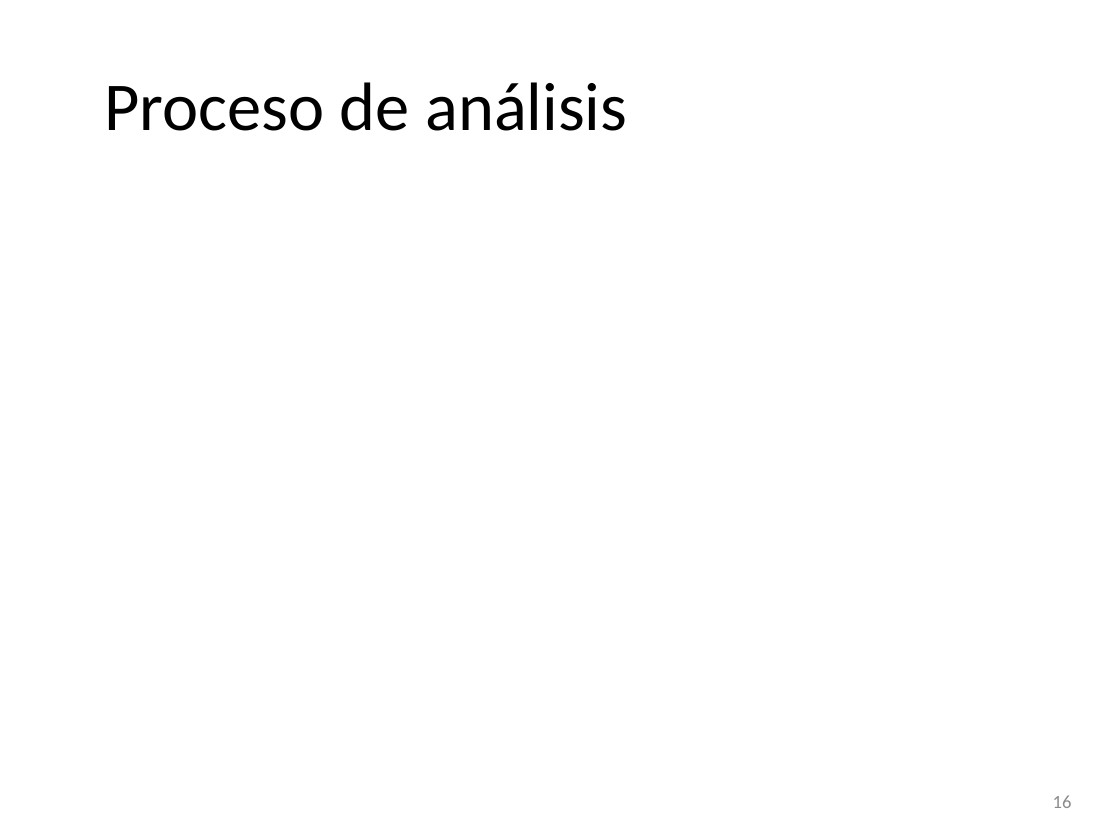
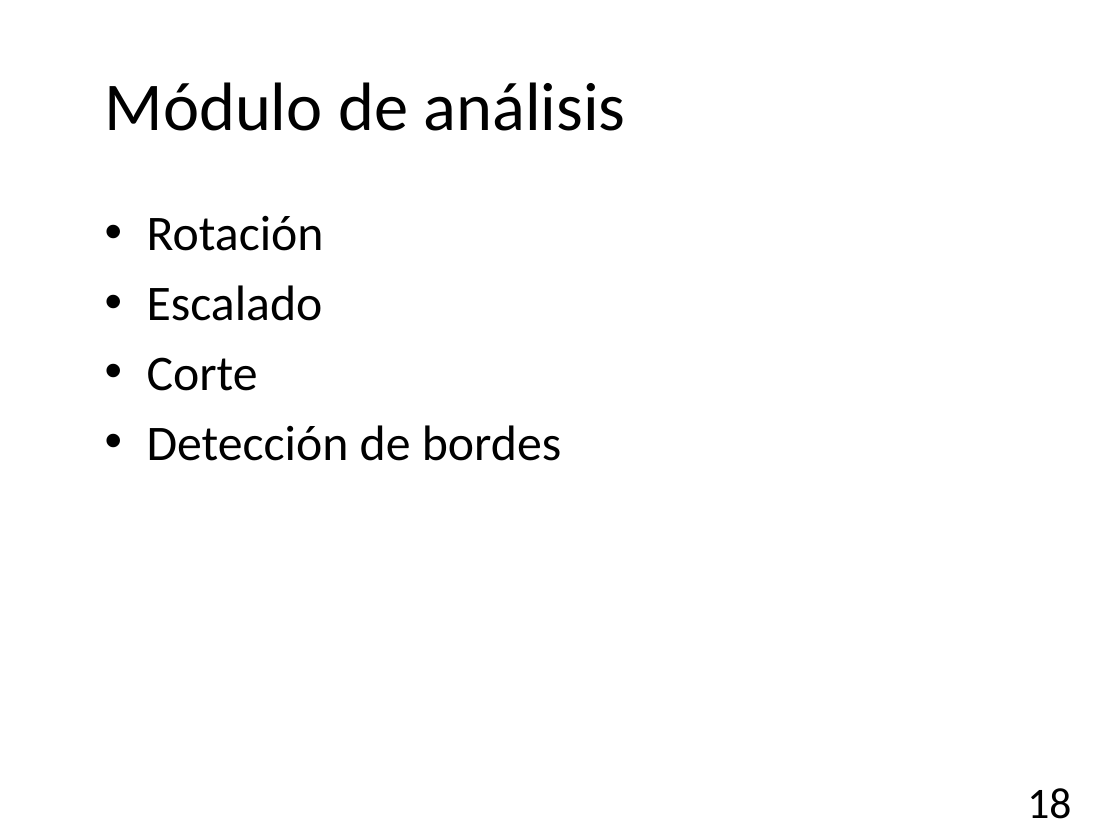
Before and after one commit to garo9521/Trabajo-Terminal, a slide deck: slide 18 of Documento/Presentación.pptx (slide 16 before the commit). Drawn at 1120x840 pixels with LibreOffice and Linux fonts; fonts in the diff are those of the drawing; background and template pictures are left out. Boxes give left, top, right and bottom in pixels: in the first picture for what was removed or moved away, otherwise in the second. Text is boxed around its words. In the diff, an @@ line names an element or a change of style, - is before the commit and + after.

```diff
--- a/Documento/Presentación.pptx
+++ b/Documento/Presentación.pptx
@@ title at <box>105,82,626,131</box>: text changed @@
-Proceso de análisis
+Módulo de análisis
@@ text added at <box>147,215,561,461</box>, 32 pt, text #000000 @@
+• Rotación
+• Escalado
+• Corte
+• Detección de bordes
@@ page number at <box>1027,788,1071,819</box>: text changed; size 12 to 28 pt; text colour #8C8C8C to #000000 @@
-16
+18
```
Also in this commit, not shown: 8 other slides changed, 2 slides added, 1 slide removed, 17 other files.
